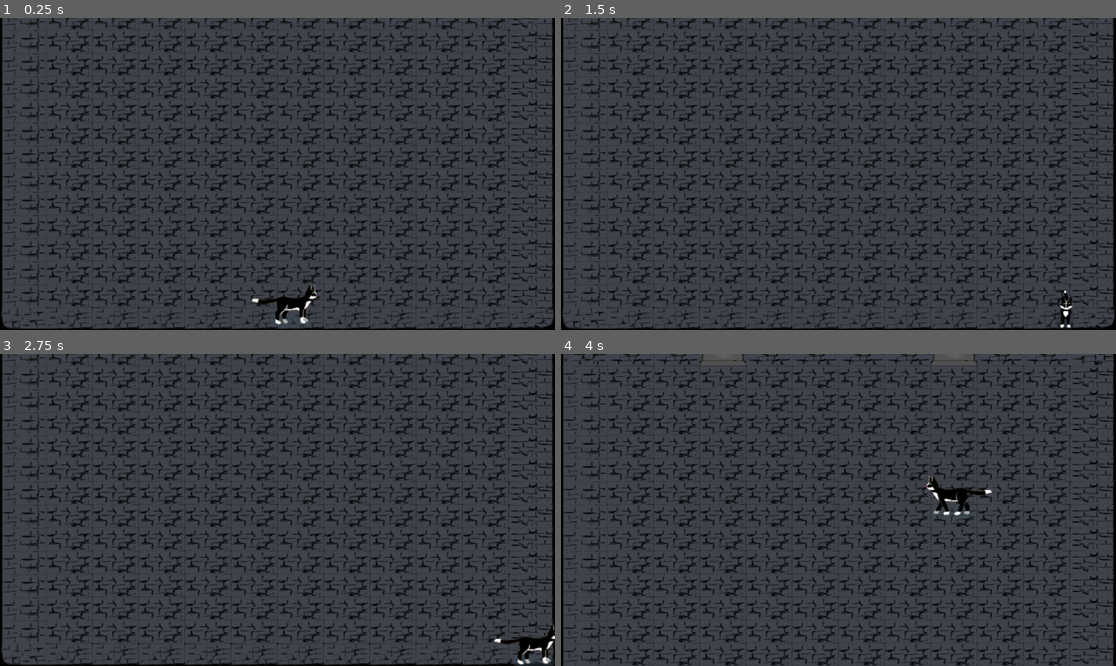
Above: before the commit, frames 1-4 (two rows, left to right).
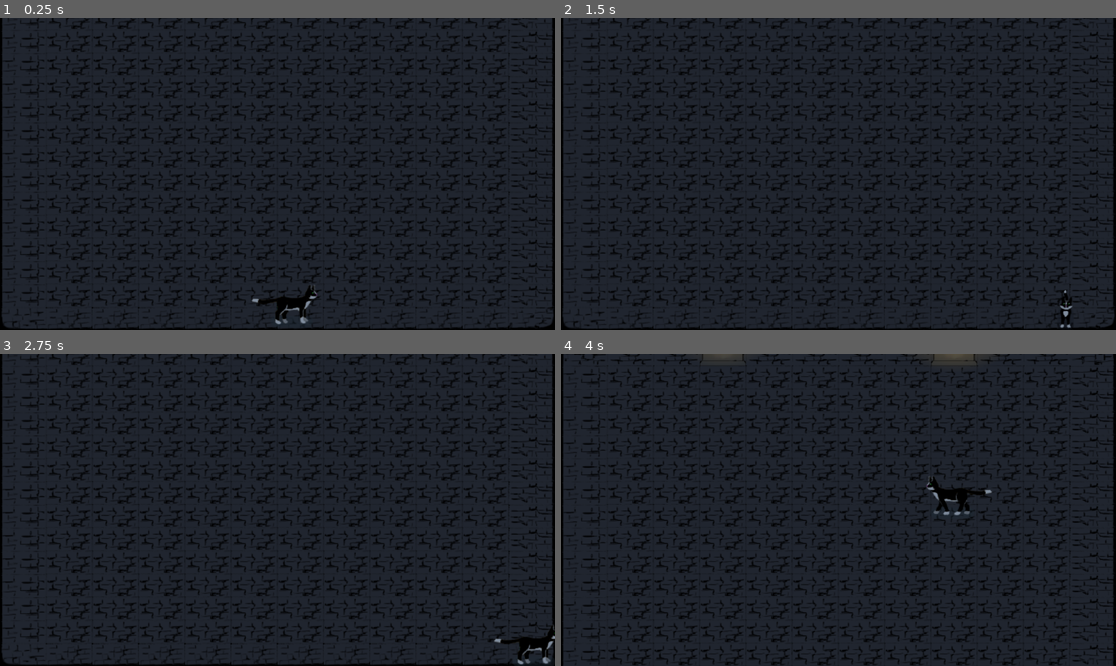
Above: after the commit, the same moments.

Repository: castlele/nine-lives
Game: Godot game, scene res://scenes/crypt/crypt.tscn
Same seed, same stepped clock (60 frames per second), same inputs: the game is played once before the commit and once after it. This scene is started directly instead of the project's main scene.
Inputs (mouse positions are in pixels of both pictures, inside the frame that each line leads up to):
- Up to frame 1 (0.25 s): no input
- Up to frame 2 (1.5 s): tap Enter at 0.5 s; move the mouse to (960, 158) at 0.52 s; hold Right (ui_right) 0.53-1.28 s; click (960, 158) at 0.67 s; move the mouse to (727, 189) at 1.27 s; hold Down (ui_down) from 1.28 s (still down)
- Up to frame 3 (2.75 s): move the mouse to (333, 441) at 2.02 s; release Down (ui_down) at 2.03 s; hold Right (ui_right) from 2.03 s (still down)
- Up to frame 4 (4 s): move the mouse to (810, 572) at 2.77 s; release Right (ui_right) at 2.78 s; hold Up (ui_up) 2.78-3.53 s; click (810, 572) at 2.92 s; move the mouse to (1005, 556) at 3.52 s; hold Left (ui_left) from 3.53 s (still down)

The runs differ from the first frame. In frame 1, 76% of the frame differs, in the area x 0-100%, y 0-100%; in frame 2, 76%; in frame 3, 76%; in frame 4, 76%.

Commit message:
feat(crypt_level): add lighting to the scene

Diff:
--- /dev/null
+++ b/nodes/crypt/torch.tscn
@@ -0,0 +1,53 @@
+[gd_scene load_steps=8 format=3 uid="uid://chdw61qr16oqi"]
+
+[ext_resource type="Texture2D" uid="uid://cuotc442pvwrv" path="res://res/crypt_level/misc.png" id="1_urd36"]
+[ext_resource type="Script" uid="uid://b4i7u1dbrlk0m" path="res://scripts/fire.gd" id="2_0magp"]
+
+[sub_resource type="AtlasTexture" id="AtlasTexture_0magp"]
+atlas = ExtResource("1_urd36")
+region = Rect2(64, 0, 32, 64)
+
+[sub_resource type="AtlasTexture" id="AtlasTexture_r6t62"]
+atlas = ExtResource("1_urd36")
+region = Rect2(96, 0, 32, 64)
+
+[sub_resource type="SpriteFrames" id="SpriteFrames_ljixl"]
+animations = [{
+"frames": [{
+"duration": 1.0,
+"texture": SubResource("AtlasTexture_0magp")
+}, {
+"duration": 1.0,
+"texture": SubResource("AtlasTexture_r6t62")
+}],
+"loop": true,
+"name": &"burn",
+"speed": 5.0
+}]
+
+[sub_resource type="Gradient" id="Gradient_pjvui"]
+offsets = PackedFloat32Array(0, 0.180995, 0.452489, 1)
+colors = PackedColorArray(0.909502, 0.909502, 0.909502, 1, 0.996078, 0.996078, 0.254902, 1, 0.988235, 0.682353, 0.117647, 1, 0, 0, 0, 1)
+
+[sub_resource type="GradientTexture2D" id="GradientTexture2D_1mne8"]
+gradient = SubResource("Gradient_pjvui")
+width = 256
+height = 256
+fill = 1
+fill_from = Vector2(0.5, 0.5)
+fill_to = Vector2(0.9, 0.2)
+metadata/_snap_enabled = true
+metadata/_snap_count = 18
+
+[node name="Torch" type="AnimatedSprite2D"]
+sprite_frames = SubResource("SpriteFrames_ljixl")
+animation = &"burn"
+autoplay = "burn"
+frame_progress = 0.61632
+
+[node name="Light" type="PointLight2D" parent="."]
+position = Vector2(0, -9)
+scale = Vector2(3.96875, 3.96875)
+texture = SubResource("GradientTexture2D_1mne8")
+texture_scale = 0.9
+script = ExtResource("2_0magp")
--- a/scenes/crypt/crypt.tscn
+++ b/scenes/crypt/crypt.tscn
@@ -1,10 +1,11 @@
-[gd_scene load_steps=11 format=4 uid="uid://bfi8cwc1bxmy5"]
+[gd_scene load_steps=12 format=4 uid="uid://bfi8cwc1bxmy5"]
 
 [ext_resource type="Texture2D" uid="uid://rw76kp0l1csd" path="res://res/crypt_level/floor.png" id="1_febxp"]
 [ext_resource type="Texture2D" uid="uid://buvmuv5onfyj0" path="res://res/crypt_level/wall.png" id="2_sjwtx"]
 [ext_resource type="Texture2D" uid="uid://b84hvo2m2qdp" path="res://res/crypt_level/column.png" id="3_4oj2b"]
 [ext_resource type="PackedScene" uid="uid://drj6jlpknjh0s" path="res://nodes/camera.tscn" id="3_c2wqy"]
 [ext_resource type="PackedScene" uid="uid://ddvlhivvfu47e" path="res://nodes/player.tscn" id="3_sjwtx"]
+[ext_resource type="PackedScene" uid="uid://chdw61qr16oqi" path="res://nodes/crypt/torch.tscn" id="6_nq3ho"]
 
 [sub_resource type="TileSetAtlasSource" id="TileSetAtlasSource_c2wqy"]
 texture = ExtResource("1_febxp")
@@ -75,6 +76,13 @@
 tile_map_data = PackedByteArray("AAAIAO//AAAAAAAAAAAIAPP/AAAAAAEAAAAIAPf/AAAAAAIAAAAIAP3/AAAAAAMAAAAIAPn/AAAAAAIAAAAIAPX/AAAAAAEAAAAcAO//AAAAAAAAAAAcAPP/AAAAAAEAAAAcAPX/AAAAAAEAAAAcAPf/AAAAAAIAAAAcAPn/AAAAAAIAAAAcAP3/AAAAAAMAAAA=")
 tile_set = SubResource("TileSet_liaio")
 
+[node name="TorchLeft" parent="WallObjects" instance=ExtResource("6_nq3ho")]
+position = Vector2(135.256, -115.218)
+frame_progress = 0.0
+
+[node name="TorchRight" parent="WallObjects" instance=ExtResource("6_nq3ho")]
+position = Vector2(457.403, -115.218)
+
 [node name="camera" parent="." instance=ExtResource("3_c2wqy")]
 position = Vector2(252.046, 456.834)
 scale = Vector2(0.980101, 1.16574)
@@ -87,3 +95,9 @@
 
 [node name="player" parent="." instance=ExtResource("3_sjwtx")]
 position = Vector2(252.047, 456.834)
+
+[node name="DirectionalLight2D" type="DirectionalLight2D" parent="."]
+position = Vector2(297.047, 157.628)
+color = Color(0.238986, 0.315995, 0.419457, 1)
+energy = 0.65
+blend_mode = 2
--- /dev/null
+++ b/scripts/fire.gd
@@ -0,0 +1,16 @@
+extends PointLight2D
+
+@export var animation_duration = 0.2
+
+
+func _ready() -> void:
+	burn()
+
+
+func burn() -> void:
+	energy = randf() * 0.1 + 1.0
+	scale = Vector2(1, 1) * energy
+
+	await get_tree().create_timer(animation_duration).timeout
+
+	burn()
Not shown, added: scripts/fire.gd.uid
